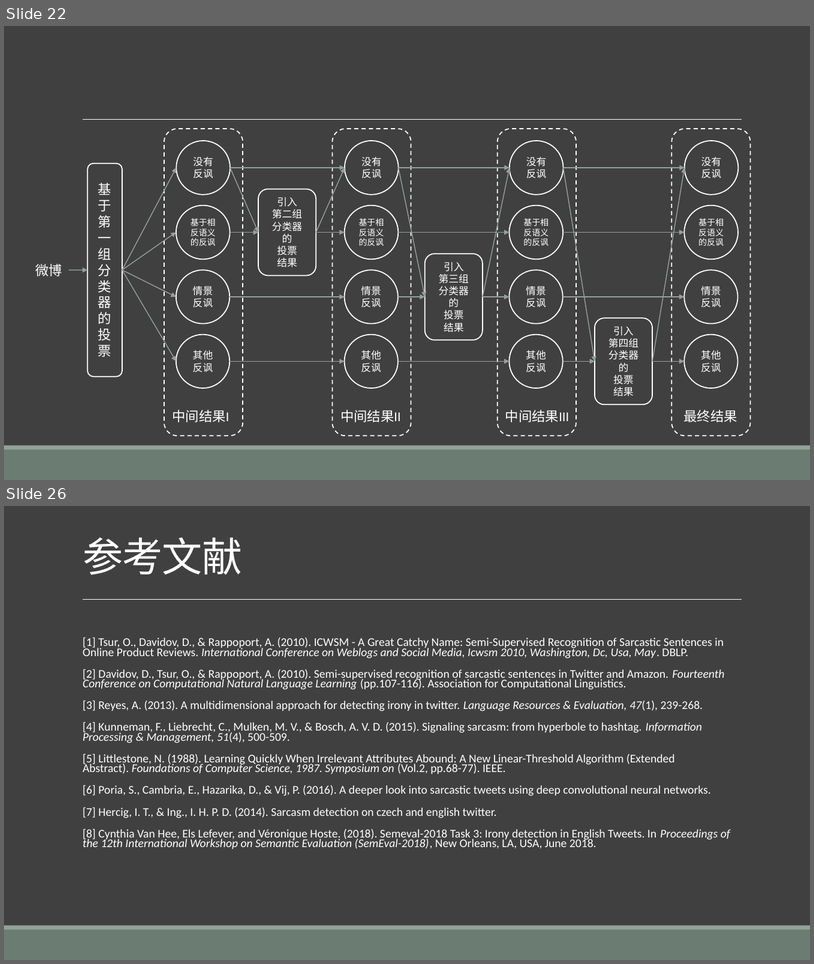
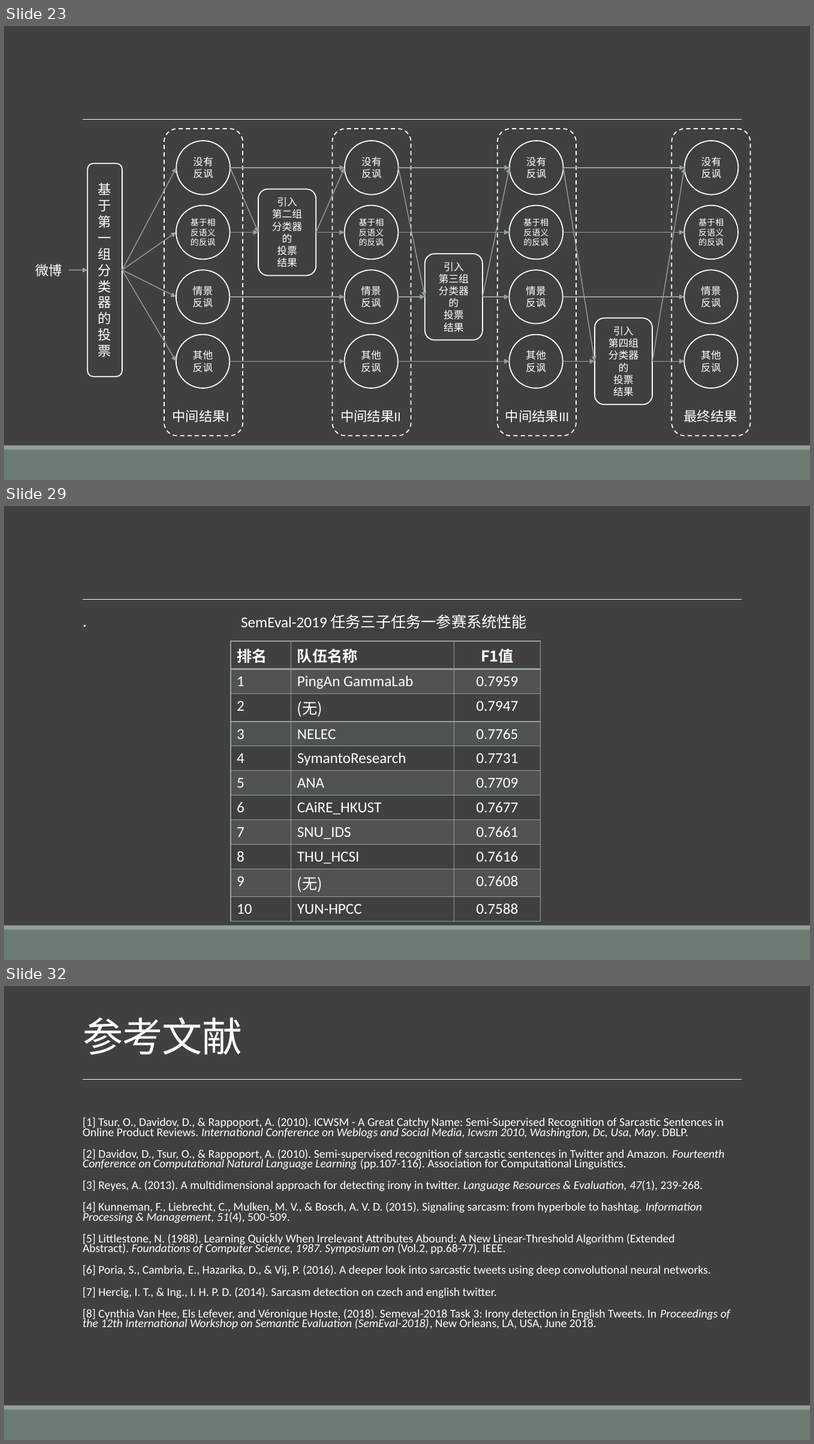
Before and after one commit to liangxh/grad2019, a slide deck: 计研163_梁锡豪_2016211014_基于多步決策的情感识别.pptx. Shown one above the other, each under a label of ours: slides 22 and 26 before the commit, slides 23, 29 and 32 after it; the slides between them are not shown. The pictures are 814x964 and 814x1444 pixels, drawn with LibreOffice and Linux fonts; fonts in the diff are those of the drawing. Boxes give left, top, right and bottom in pixels: in the first picture for what was removed or moved away, otherwise in the second. Text is boxed around its words. In the diff, an @@ line names an element or a change of style, - is before the commit and + after.

```diff
--- a/计研163_梁锡豪_2016211014_基于多步決策的情感识别.pptx
+++ b/计研163_梁锡豪_2016211014_基于多步決策的情感识别.pptx
@@ slide 29 added at [4, 506, 810, 960], background #404040; not listed: 3 template elements that a slide beside it also shows @@
@@ text added at [77, 609, 742, 894], 20 pt, text #FFFFFF @@
+  .
@@ text added at [241, 615, 527, 628], 18 pt, text #FFFFFF @@
+SemEval-2019 任务三子任务一参赛系统性能
@@ table added at [231, 641, 540, 916], 11 rows, 3 columns @@
+排名 | 队伍名称 | F1值
+1 | PingAn GammaLab | 0.7959
+2 | (无) | 0.7947
+3 | NELEC | 0.7765
+4 | SymantoResearch | 0.7731
+5 | ANA | 0.7709
+6 | CAiRE_HKUST | 0.7677
+7 | SNU_IDS | 0.7661
+8 | THU_HCSI | 0.7616
+9 | (无) | 0.7608
+10 | YUN-HPCC | 0.7588
@@ what was slide 22 is now slide 23 @@
@@ what was slide 26 is now slide 32 @@
```
Also in this commit, not shown: 6 slides changed, 9 other slides added, 2 slides removed, 4 other files.
